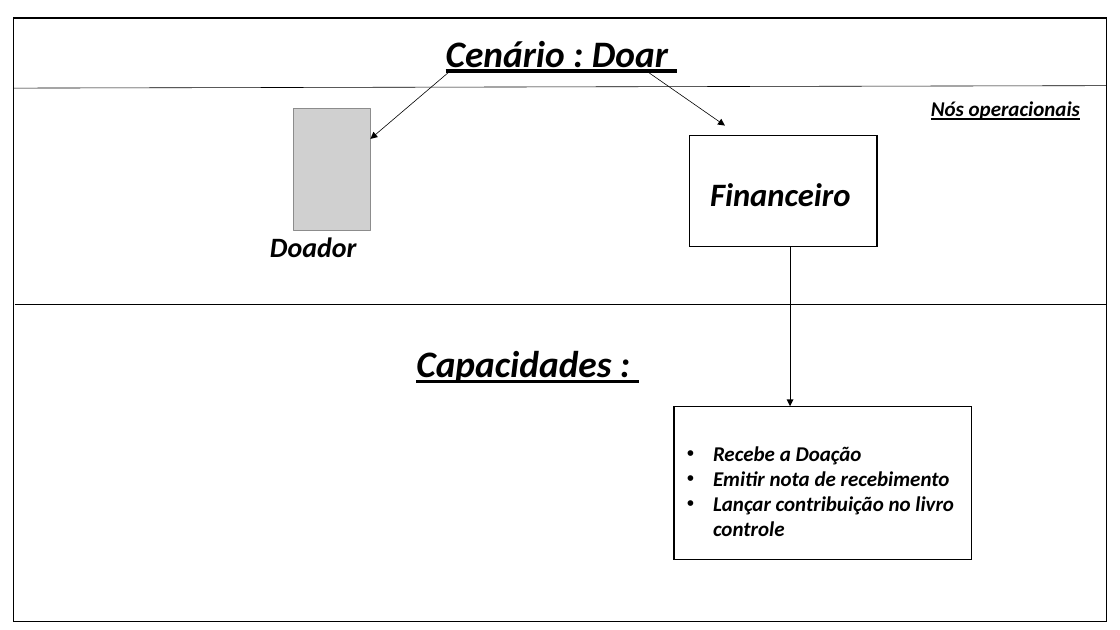
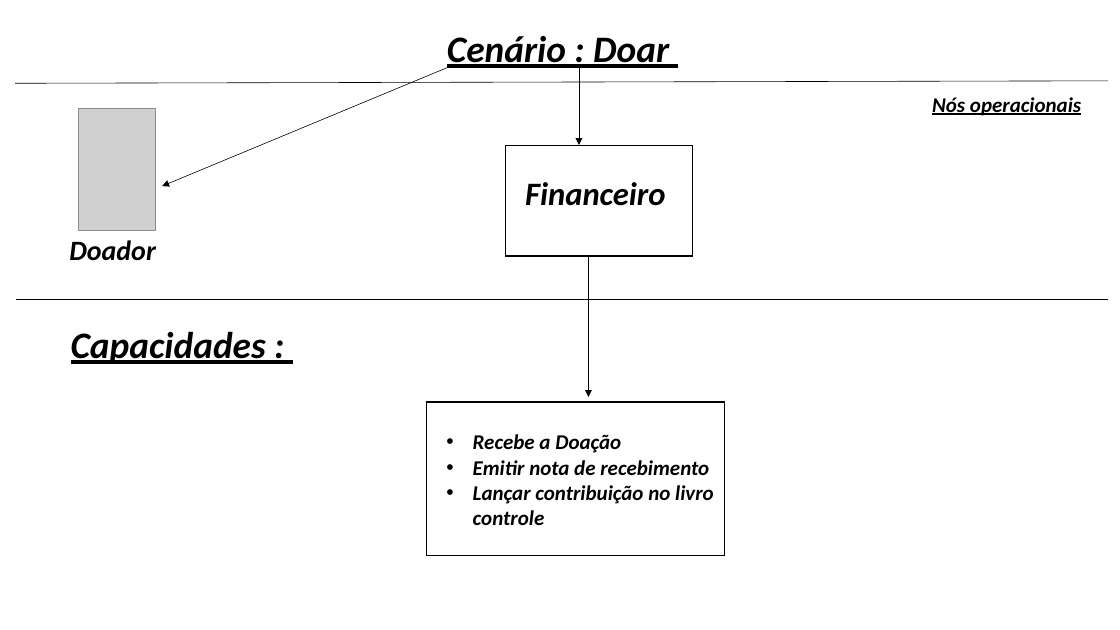
Before and after one commit to Ney-Rocha/OPE-3-semestre, a slide deck: slide 13 of cenario_de_negocio.pptx. Drawn at 1120x630 pixels with LibreOffice and Linux fonts; fonts in the diff are those of the drawing; grey boxes stand for pictures. Boxes give left, top, right and bottom in pixels: in the first picture for what was removed or moved away, otherwise in the second. Text is boxed around its words. In the diff, an @@ line names an element or a change of style, - is before the commit and + after.

```diff
--- a/cenario_de_negocio.pptx
+++ b/cenario_de_negocio.pptx
@@ rectangle removed at (13,18,1107,622) @@
@@ arrow moved from (451, 71) - (371, 139) to (452, 66) - (162, 187) @@
@@ arrow moved from (646, 71) - (725, 126) to (579, 66) - (579, 145) @@
@@ picture: place and size @@
-picture at (294,109,371,231)
+picture at (79,108,155,230)
@@ rectangle: place and size @@
-rectangle at (690,135,877,246)
+rectangle at (506,145,693,256)
@@ text "Financeiro": place and size @@
-text "Financeiro" at (710,183,851,207)
+text "Financeiro" at (525,182,666,206)
@@ text "Doador": place and size @@
-text "Doador" at (270,237,357,258)
+text "Doador" at (69,240,156,261)
@@ arrow moved from (791, 247) - (791, 407) to (589, 256) - (589, 397) @@
@@ 2 texts, 2 lines: place and size @@
-2 texts, 2 lines at (14,41,1107,304)
+2 texts, 2 lines at (15,36,1108,299)
@@ text "Capacidades :": place and size @@
-text "Capacidades :" at (416,350,611,383)
+text "Capacidades :" at (71,331,266,364)
@@ rectangle: place and size @@
-rectangle at (674,407,971,560)
+rectangle at (427,402,724,556)
@@ text "Recebe a Doação": place and size @@
-text "Recebe a Doação" at (713,446,954,536)
+text "Recebe a Doação" at (473,434,714,525)
```
Also in this commit, not shown: 10 other slides changed.
